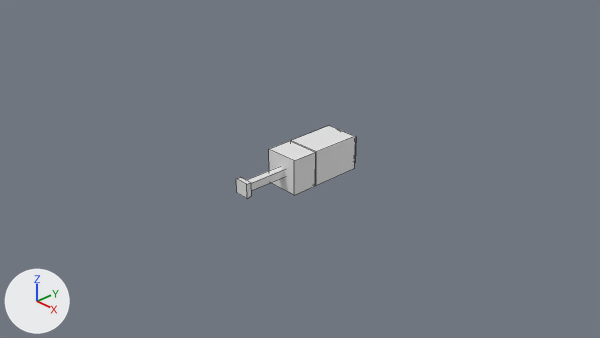
An edit to the Blender file models/rough/magnets.blend, drawn before and after from the same camera.
The view is the same before and after, from the file's camera 'Camera'. Lighting does not change. The marker at lower left points along +X, +Y and +Z. Mesh edges are drawn as thin lines.

In view in the first picture: 'gaussmeter', 'gaussmeter_move'.
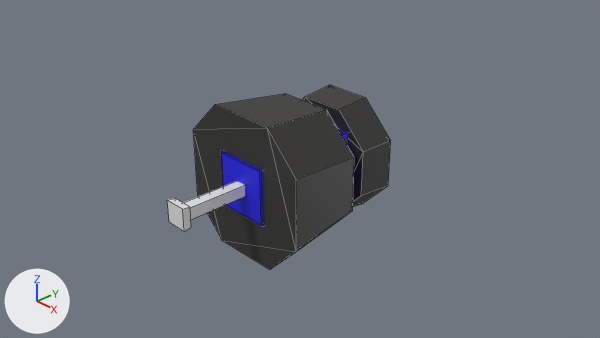
Edits to the bpy script that builds the scene:
```text
Change me_立方体_001:
    where me_立方体_001.from_pydata(...)  # 40 vertices, 30 faces; spans x -0.25..0.25, y -1.01..1.03, z -0.25..0.25
    used by ob_gaussmeter; location = (0.0, 0.0, 0.0)
    me_立方体_001 part 1: the whole mesh is scaled about its middle by 1.49, then moved by (0.0, -0.53, 0.0)
Change me_立方体_003:
    where me_立方体_003.from_pydata(...)  # 16 vertices, 12 faces; spans x -0.25..0.25, y -0.326..0.708, z -0.25..0.25
    used by ob_gaussmeter_move; location = (0.0, 0.0, 0.0)
    me_立方体_003 part 2: the loose piece of 8 vertices spanning x -0.25..0.25, y -0.326..0.057, z -0.25..0.25 is scaled about its middle by 1.49, then moved by (0.0, -0.597, 0.0)
Change ob_electrical_magnet:
    remove ob_electrical_magnet.hide_set(True)
```

What differs and where, as boxes (x1, y1, x2, y2) in the pictures (600 x 338 px):
'electrical-magnet', shown (black)
    after: (193, 85, 391, 269)
'gaussmeter', mesh rescaled
    before: (236, 126, 356, 198)
    after: (167, 181, 245, 232)
'gaussmeter_move', reshaped (not visible afterwards)
    before: (269, 141, 315, 195)
